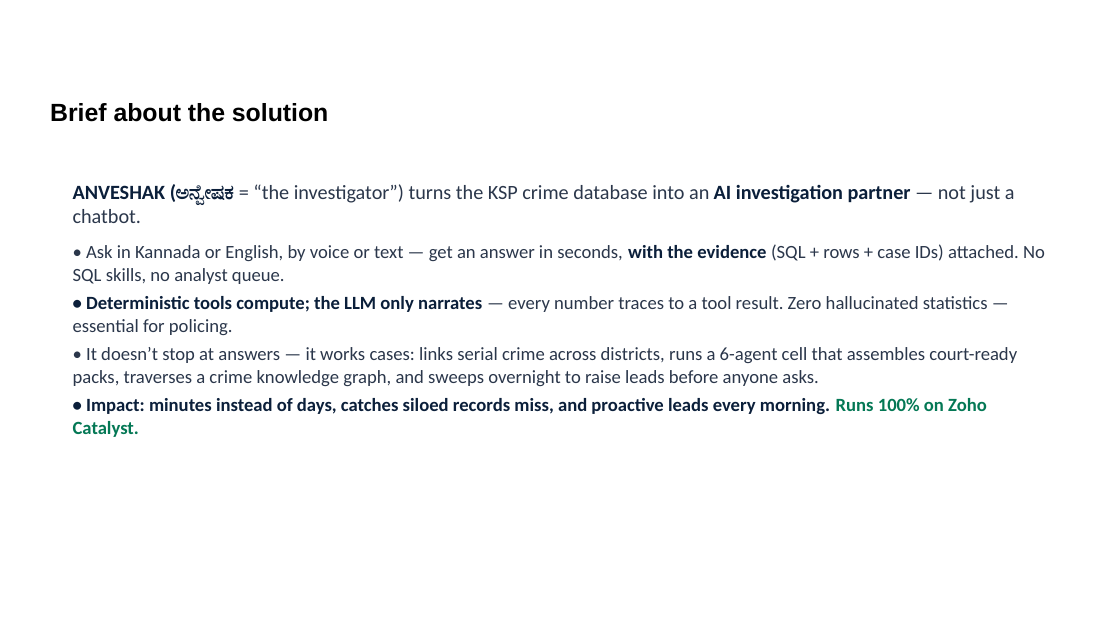
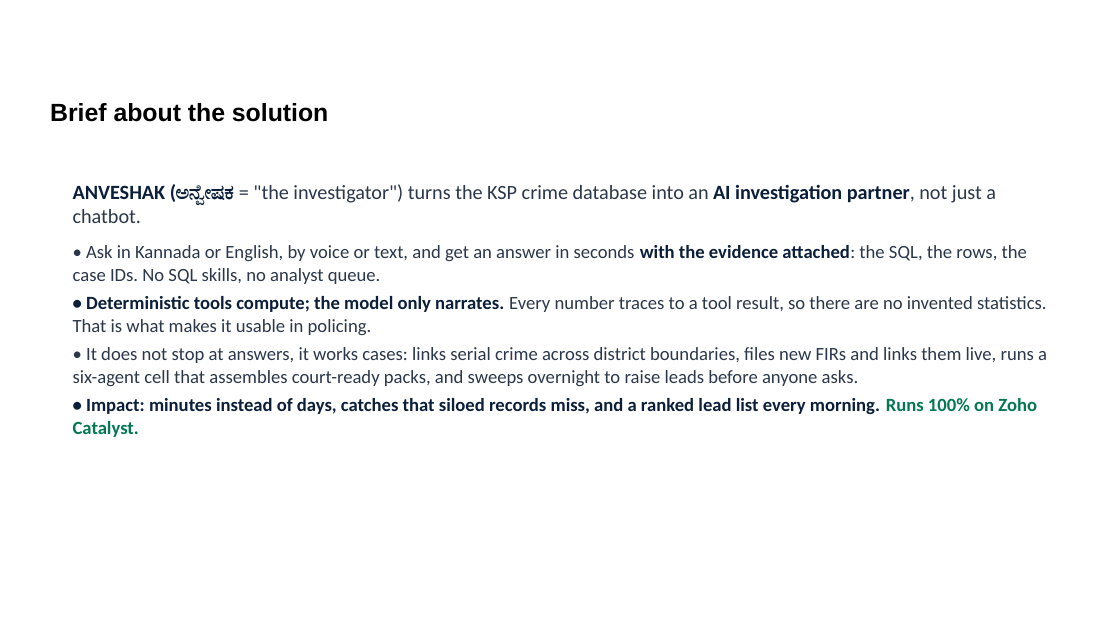
Before and after one commit to arungeekay/anveshak, a slide deck: slide 2 of ANVESHAK_KSP_Datathon_2026_Submission.pptx. Drawn at 1120x630 pixels with LibreOffice and Linux fonts; fonts in the diff are those of the drawing; background and template pictures are left out. Boxes give left, top, right and bottom in pixels: in the first picture for what was removed or moved away, otherwise in the second. Text is boxed around its words. In the diff, an @@ line names an element or a change of style, - is before the commit and + after.

Commit message:
video+deck: refresh both for the Stage-2 feature set
Video (2:38, within the 3-minute limit): re-recorded against the live app covering
all nine views. New beats: the patrol plan, the Trust Center red-team console
refusing injection and caste profiling, the audit chain verifying, a new FIR filed
in plain words joining SH-07 as case 16, the series replay crossing three
districts, the counterfactual, Person 360 and role-scoped answers.

Deck: rewritten for what the app now does, with six fresh screenshots including
the live intake and the red-team console. Benchmarks slide adds the counterfactual,
the ten-second investigation and the guardrail record. Catalyst slide separates
what is live from what is integrated with an honest status.

Also corrected a caption that hardcoded fifteen offences; the intake earlier in the
demo grows the series to sixteen.

```diff
--- a/ANVESHAK_KSP_Datathon_2026_Submission.pptx
+++ b/ANVESHAK_KSP_Datathon_2026_Submission.pptx
@@ text at (73,184,1047,437): text changed @@
-ANVESHAK (ಅನ್ವೇಷಕ = “the investigator”) turns the KSP crime database into an AI investigation partner — not just a chatbot.
-• Ask in Kannada or English, by voice or text — get an answer in seconds, with the evidence (SQL + rows + case IDs) attached. No SQL skills, no analyst queue.
-• Deterministic tools compute; the LLM only narrates — every number traces to a tool result. Zero hallucinated statistics — essential for policing.
-• It doesn’t stop at answers — it works cases: links serial crime across districts, runs a 6-agent cell that assembles court-ready packs, traverses a crime knowledge graph, and sweeps overnight to raise leads before anyone asks.
-• Impact: minutes instead of days, catches siloed records miss, and proactive leads every morning. Runs 100% on Zoho Catalyst.
+ANVESHAK (ಅನ್ವೇಷಕ = "the investigator") turns the KSP crime database into an AI investigation partner, not just a chatbot.
+• Ask in Kannada or English, by voice or text, and get an answer in seconds with the evidence attached: the SQL, the rows, the case IDs. No SQL skills, no analyst queue.
+• Deterministic tools compute; the model only narrates. Every number traces to a tool result, so there are no invented statistics. That is what makes it usable in policing.
+• It does not stop at answers, it works cases: links serial crime across district boundaries, files new FIRs and links them live, runs a six-agent cell that assembles court-ready packs, and sweeps overnight to raise leads before anyone asks.
+• Impact: minutes instead of days, catches that siloed records miss, and a ranked lead list every morning. Runs 100% on Zoho Catalyst.
```
Also in this commit, not shown: 13 other slides changed, 11 other files.
